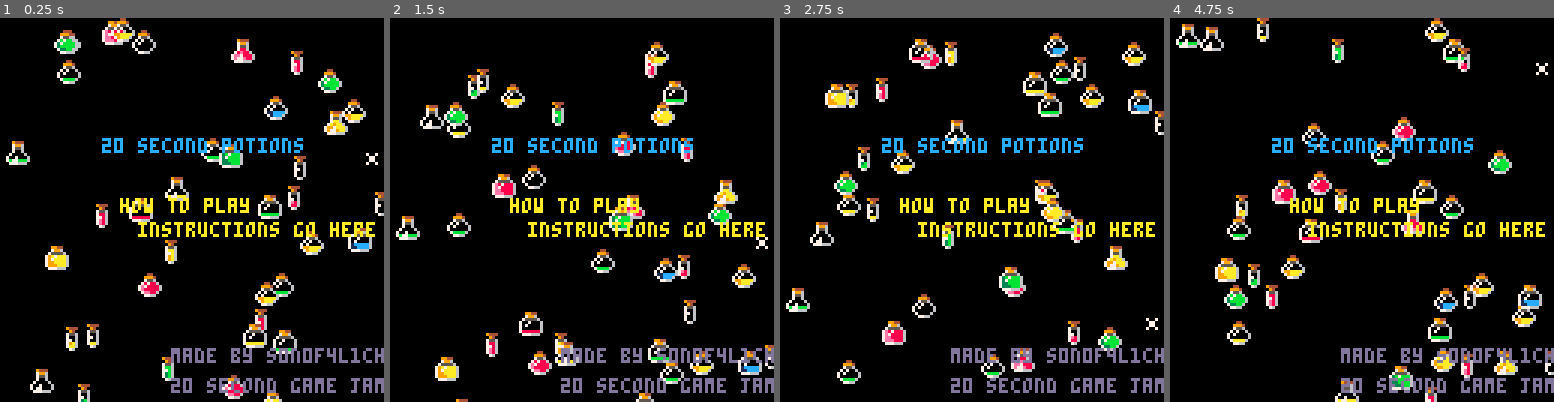
Above: before the commit, frames 1-4 (left to right).
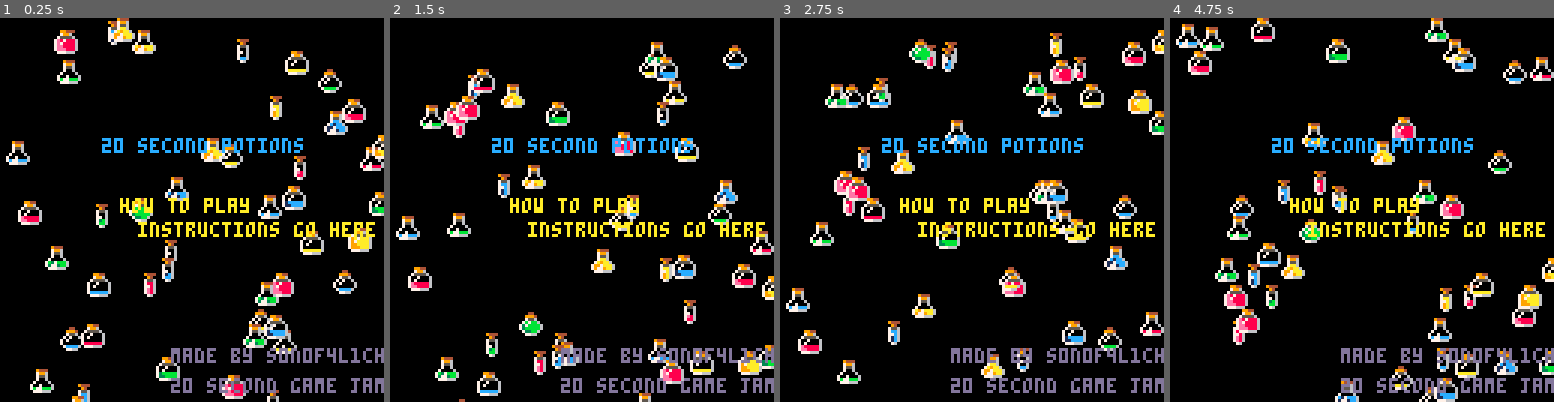
Above: after the commit, the same moments.

Repository: rodneygauna/20-second-potions
Game: PICO-8 cartridge 20-second-potions.p8
Two runs of this game, one before a commit and one after it. Both use one fixed random seed, a clock stepped at 60 frames per second and the inputs below.
Inputs:
- Up to frame 1 (0.25 s): no input
- Up to frame 2 (1.5 s): tap X (X key) at 0.33, 1.07 s; tap O (Z key) at 0.7 s
- Up to frame 3 (2.75 s): tap O (Z key) at 1.7, 2.1, 2.5 s; tap X (X key) at 1.85 s
- Up to frame 4 (4.75 s): tap O (Z key) every 0.4 s from 2.9 to 4.5 s; tap X (X key) at 2.97, 4.08 s

The runs differ from the first frame. In frame 1, 6.6% of the frame differs, in the area x 2-100%, y 0-100%; in frame 2, 6.7%; in frame 3, 6.9%; in frame 4, 7.1%.

Commit message:
fixed the rnd sprite

Diff:
--- a/main.lua
+++ b/main.lua
@@ -7,9 +7,9 @@
 ]]
 
 pots={}
-for i=1,40 do
+for i=1,47 do
     local newpot={}
-    newpot.spr=flr(rnd(52))
+    newpot.spr=flr(rnd(47)+4)
     newpot.x=flr(rnd(128))
     newpot.y=flr(rnd(128))
     newpot.spd=rnd(1)+0.5
